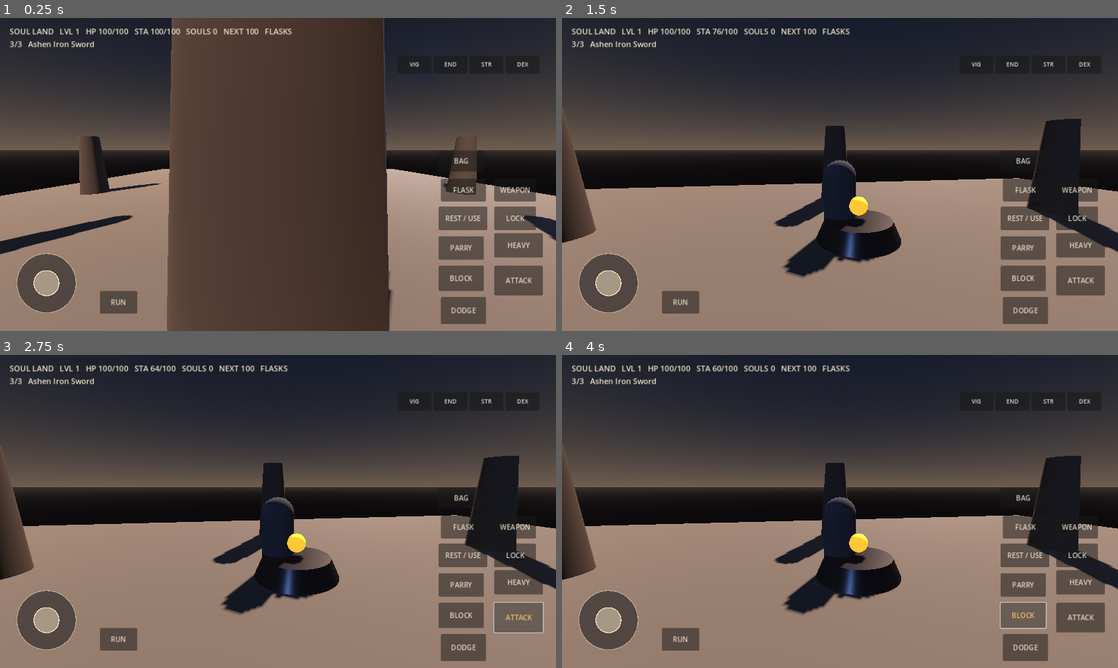
Above: before the commit, frames 1-4 (two rows, left to right).
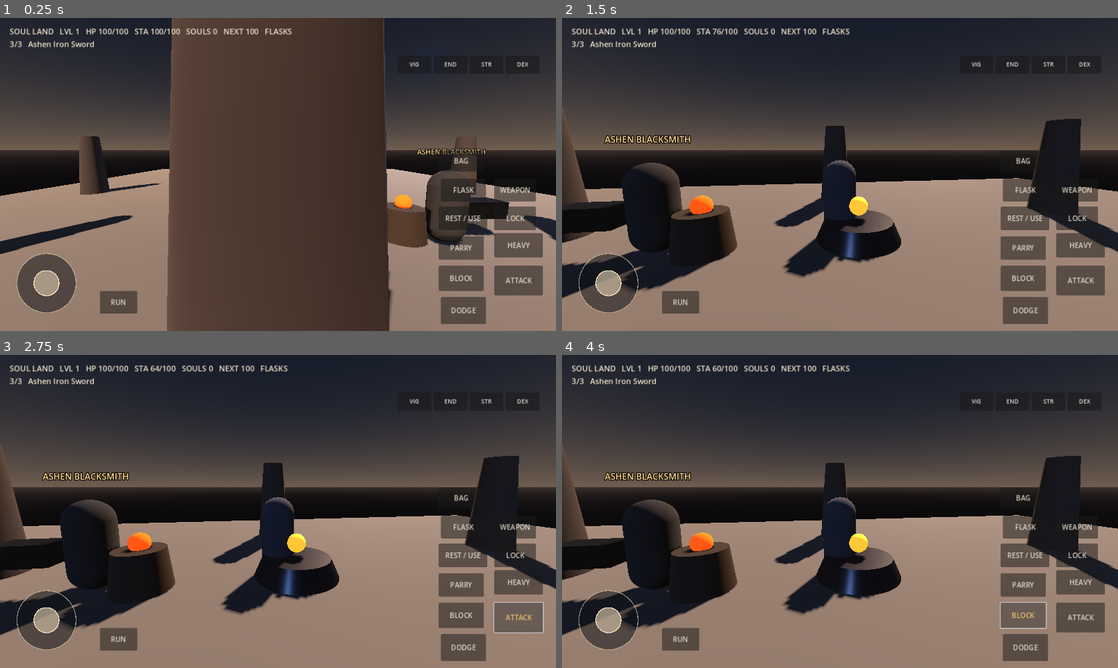
Above: after the commit, the same moments.

Repository: codingscenes2-cyber/SoulLans
Game: Godot game, scene res://scenes/main.tscn
Two runs of this game, one before a commit and one after it. Both use one fixed random seed, a clock stepped at 60 frames per second and the inputs below.
Inputs (mouse positions are in pixels of both pictures, inside the frame that each line leads up to):
- Up to frame 1 (0.25 s): no input
- Up to frame 2 (1.5 s): drag from (606, 284) to (895, 105) at 0.52 s; drag from (728, 190) to (812, 237) at 1.27 s
- Up to frame 3 (2.75 s): click "ATTACK" at 2 s
- Up to frame 4 (4 s): click "HEAVY" at 2.75 s; click "BLOCK" at 3.5 s

The runs differ from the first frame. In frame 1, 3.2% of the frame differs, in the area x 69-92%, y 41-74%; in frame 2, 7.5%, in the area x 0-32%, y 37-90%; in frame 3, 7.5%; in frame 4, 7.5%.

Commit message:
Place the Ashen Blacksmith beside the Sanctuary

Diff:
--- a/scripts/main.gd
+++ b/scripts/main.gd
@@ -4,6 +4,7 @@
 const ENEMY_SCRIPT = preload("res://scripts/training_enemy.gd")
 const SHIELD_GUARD_SCRIPT = preload("res://scripts/shield_guard.gd")
 const WARDEN_SCRIPT = preload("res://scripts/warden_eira.gd")
+const BLACKSMITH_SCRIPT = preload("res://scripts/ashen_blacksmith.gd")
 const REGENT_SCRIPT = preload("res://scripts/ashen_regent.gd")
 const HUD_SCRIPT = preload("res://scripts/mobile_hud.gd")
 const ASHEN_WORLD_ART = preload("res://scripts/ashen_world_art.gd")
@@ -17,6 +18,7 @@
 var guard_respawn_timer := 0.0
 var recovery_visual: MeshInstance3D
 var warden: StaticBody3D
+var blacksmith: StaticBody3D
 var ashen_regent: CharacterBody3D
 var throne_gate_door: StaticBody3D
 
@@ -27,6 +29,7 @@
     ASHEN_WORLD_ART.build(self)
     _build_sanctuary()
     _build_recovery_marker()
+    _spawn_blacksmith()
     player = CharacterBody3D.new()
     player.name = "Player"
     player.set_script(PLAYER_SCRIPT)
@@ -368,3 +371,9 @@
     courtyard_enemy.position = Vector3(0.0, 1.0, -53.0)
     add_child(courtyard_enemy)
     courtyard_enemy_respawn_timer = 0.0
+
+func _spawn_blacksmith() -> void:
+    blacksmith = StaticBody3D.new()
+    blacksmith.set_script(BLACKSMITH_SCRIPT)
+    blacksmith.position = Vector3(4.2, 0.0, 6.0)
+    add_child(blacksmith)
